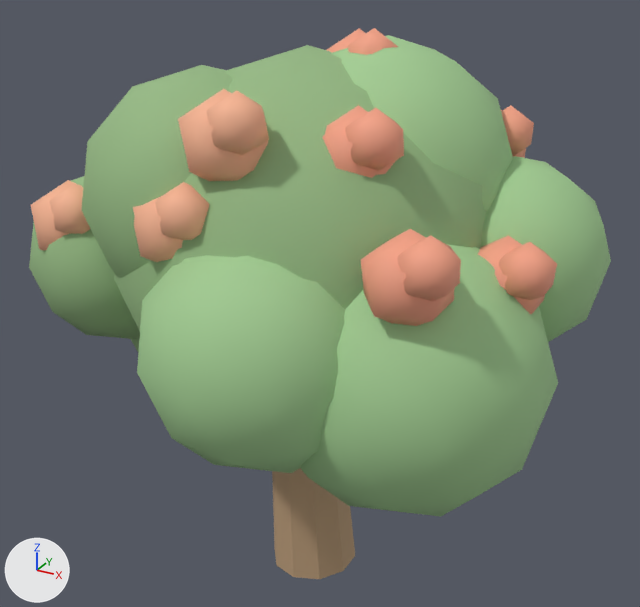
Before and after pictures for a commit that changed the glTF model public/models/tree_phuong.glb.
Camera for both pictures: a camera (50 mm lens) standing at (2.75, -4.83, 4.53) and looking at (0.05, 0.07, 2.07). The axes (+X, +Y, +Z) are drawn at lower left. The lights are the same throughout. The older version comes first. Where no turn or scale is listed for an object, it has been applied to the vertices.

Script lines for the objects in view, before the commit:
```python
ob_flower_s5 = bpy.data.objects.new('flower_s5', me_icosphere_020)
ob_flower_s5.location = (-0.15, -1.1, 3.02)
ob_leaf0 = bpy.data.objects.new('leaf0', me_icosphere)
ob_leaf0.location = (0.0, 0.0, 2.5)
ob_leaf1 = bpy.data.objects.new('leaf1', me_icosphere_001)
ob_leaf1.location = (0.9, -0.4, 2.0)
ob_leaf2 = bpy.data.objects.new('leaf2', me_icosphere_002)
ob_leaf2.location = (-0.85, 0.3, 2.1)
ob_leaf3 = bpy.data.objects.new('leaf3', me_icosphere_003)
ob_leaf3.location = (0.4, 0.3, 3.0)
ob_leaf4 = bpy.data.objects.new('leaf4', me_icosphere_004)
ob_leaf4.location = (-0.5, -0.4, 2.9)
ob_leaf5 = bpy.data.objects.new('leaf5', me_icosphere_005)
ob_leaf5.location = (0.2, -0.9, 2.2)
ob_leaf8 = bpy.data.objects.new('leaf8', me_icosphere_008)
ob_leaf8.location = (-1.2, -0.5, 2.4)
ob_trunk_low = bpy.data.objects.new('trunk_low', me_cone)
ob_trunk_low.location = (0.0, 0.0, 0.64)
# also in view: 'flower_s0' at (0.75, -0.6, 3.42); 'flower_s2' at (1.25, -1.0, 2.92); 'flower_s9' at (0.15, -1.0, 3.52); 'flower2' at (1.1, -0.9, 2.8); 'flower9' at (0.0, -0.9, 3.4)
```
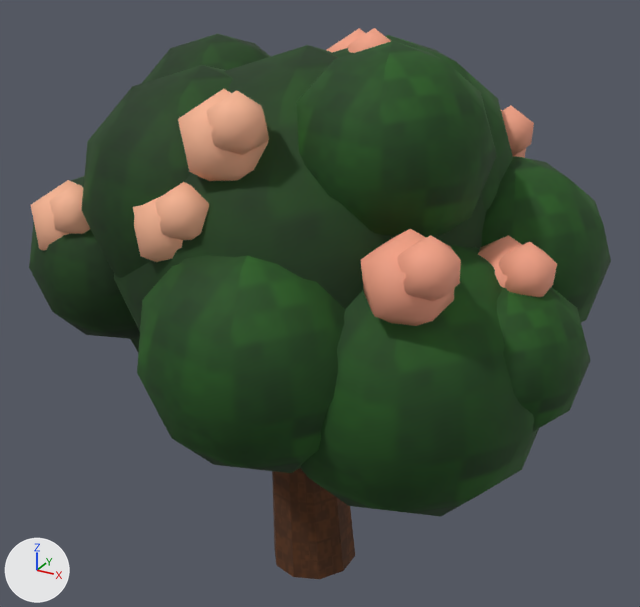
Edits to the bpy script that builds the scene:
```text
Add img_tex_leaf_5d9b4a:
    img_tex_leaf_5d9b4a = load_image('tex_leaf_5d9b4a', '_unpacked/tex_leaf_5d9b4a', 128, 128, 'sRGB')
Add img_tex_leaf_nrm:
    img_tex_leaf_nrm = load_image('tex_leaf_nrm', '_unpacked/tex_leaf_nrm', 256, 256, 'Non-Color')
Add img_tex_leaf_4d7c3a:
    img_tex_leaf_4d7c3a = load_image('tex_leaf_4d7c3a', '_unpacked/tex_leaf_4d7c3a', 128, 128, 'sRGB')
Add img_tex_wood_nrm:
    img_tex_wood_nrm = load_image('tex_wood_nrm', '_unpacked/tex_wood_nrm', 256, 256, 'Non-Color')
Add img_tex_wood_7a5230:
    img_tex_wood_7a5230 = load_image('tex_wood_7a5230', '_unpacked/tex_wood_7a5230', 128, 128, 'sRGB')
Change mat_trunk:
    remove # nodes: BsdfPrincipled, OutputMaterial
    remove # colours: beige #b89a78
    nodes: BsdfPrincipled, Mapping x2, NormalMap, OutputMaterial, TexImage x2, UVMap x2
    uses the picture img_tex_wood_7a5230
    uses the picture img_tex_wood_nrm
Change mat_leaf:
    remove # nodes: BsdfPrincipled, OutputMaterial
    remove # colours: green #95b983
    nodes: BsdfPrincipled, Mapping x2, NormalMap, OutputMaterial, TexImage x2, UVMap x2
    uses the picture img_tex_leaf_4d7c3a
    uses the picture img_tex_leaf_nrm
Change mat_leaf2:
    remove # nodes: BsdfPrincipled, OutputMaterial
    remove # colours: green #a3cd93
    nodes: BsdfPrincipled, Mapping x2, NormalMap, OutputMaterial, TexImage x2, UVMap x2
    uses the picture img_tex_leaf_5d9b4a
    uses the picture img_tex_leaf_nrm
Add me_icosphere_011_1:
    me_icosphere_011_1.from_pydata(...)  # an icosphere of 80 faces spanning x -0.476..0.476, y -0.5..0.5, z -0.5..0.5
    me_icosphere_011_1.materials.append(mat_leaf2)
Add me_icosphere_009_1:
    me_icosphere_009_1.from_pydata(...)  # an icosphere of 80 faces spanning x -0.571..0.571, y -0.6..0.6, z -0.6..0.6
    me_icosphere_009_1.materials.append(mat_leaf2)
Add ob_leaf11:
    ob_leaf11 = bpy.data.objects.new('leaf11', me_icosphere_011_1)
    ob_leaf11.location = (1.45, -0.3, 2.2)
Add ob_leaf10:
    ob_leaf10 = bpy.data.objects.new('leaf10', me_icosphere_008.copy())  # the mesh of ob_leaf8
    ob_leaf10.location = (-0.8, 0.2, 3.2)
Add ob_leaf9:
    ob_leaf9 = bpy.data.objects.new('leaf9', me_icosphere_009_1)
    ob_leaf9.location = (0.7, -0.3, 3.3)
```

Boxes (x1, y1, x2, y2) around the edits, measured in the pictures (640 x 607 px):
'leaf1', surface changed (darker): (301, 244, 539, 517) in both
'leaf0', surface changed (darker): (114, 45, 486, 332) in both
'leaf5', surface changed (darker): (137, 255, 345, 473) in both
'leaf9', added (green): after (296, 41, 497, 237)
'leaf4', surface changed (darker): (82, 65, 233, 277) in both
'leaf3', surface changed: (332, 35, 513, 211) in both
'leaf7', surface changed (darker): (481, 156, 611, 322) in both
'leaf11', added (green): after (497, 287, 591, 431)
'leaf8', surface changed (darker): (29, 176, 140, 339) in both
'trunk_low', surface changed (beige to brown): (272, 468, 355, 579) in both
'leaf10', added (green): after (141, 34, 271, 84)
'leaf2', surface changed: (131, 338, 140, 352) in both
'flower_s0', unchanged, covered by the edit: before (345, 108, 404, 171)
'flower0', unchanged, covered by the edit: before (322, 105, 395, 178)
